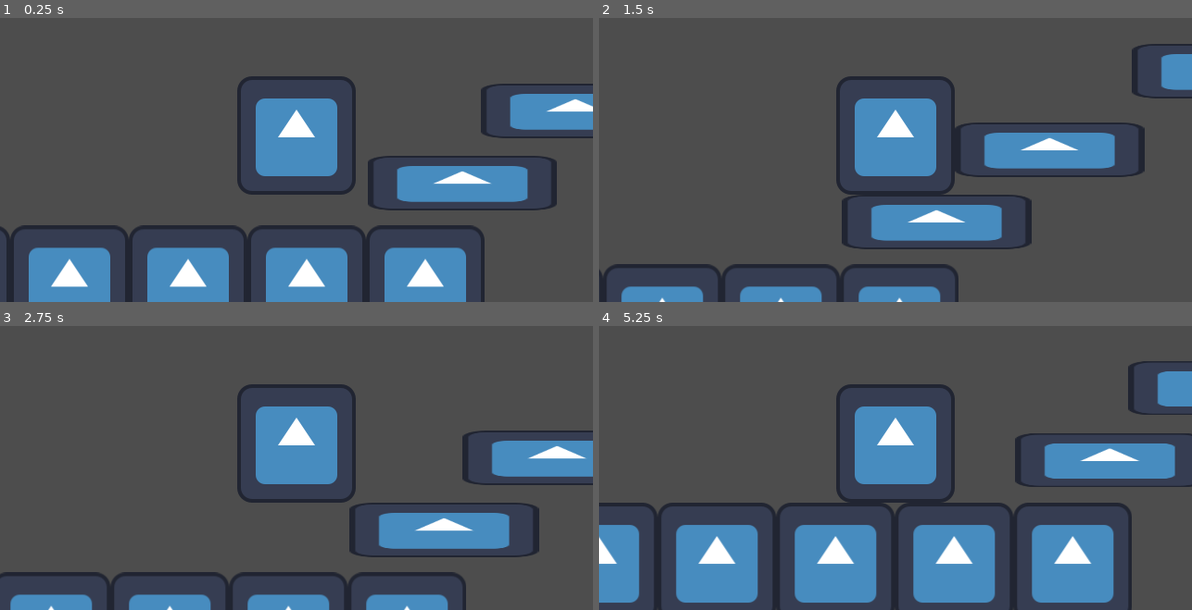
Above: before the commit, frames 1-4 (two rows, left to right).
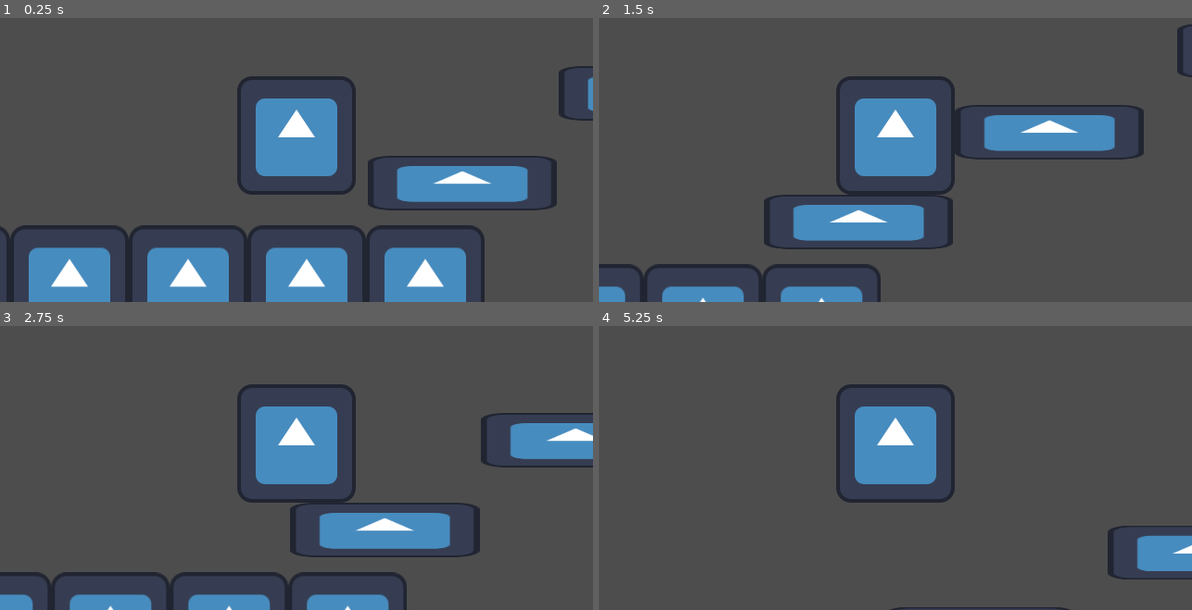
Above: after the commit, the same moments.

Repository: VeeT23/gmtk_2025
Game: Godot game, scene res://assets/world/main.tscn
The game is run twice, just before and just after one commit, with the same random seed, the same clock (stepped at 60 frames per second) and the same inputs. This scene is started directly instead of the project's main scene. The engine's default icon, where the game draws it, is replaced by a stand-in: a white triangle on a blue panel in a dark square.
Inputs (mouse positions are in pixels of both pictures, inside the frame that each line leads up to):
- Up to frame 1 (0.25 s): no input
- Up to frame 2 (1.5 s): tap Enter (ui_accept) at 0.5, 0.77 s; move the mouse to (1025, 120) at 0.52 s; hold D (right) from 0.53 s (still down); click (1025, 120) at 0.67 s; move the mouse to (776, 151) at 1.27 s
- Up to frame 3 (2.75 s): tap Enter (ui_accept) at 1.52 s; move the mouse to (355, 371) at 2.02 s; release D (right) at 2.03 s; hold A (left) from 2.03 s (still down)
- Up to frame 4 (5.25 s): move the mouse to (865, 510) at 2.77 s; release A (left) at 2.78 s; hold D (right) 2.78-4.28 s; click (865, 510) at 2.92 s; tap Enter (ui_accept) at 3.02, 3.77, 4.52 s; move the mouse to (1073, 493) at 3.52 s; move the mouse to (717, 394) at 4.27 s; hold A (left) 4.28-5.03 s; move the mouse to (925, 442) at 5.02 s; hold D (right) from 5.03 s (still down); click (925, 442) at 5.17 s

The runs differ from the first frame. In frame 1, 2.3% of the frame differs, in the area x 81-100%, y 16-43%; in frame 2, 13%; in frame 3, 11%; in frame 4, 26%, in the area x 0-100%, y 12-100%.

Commit message:
Update main.tscn

Diff:
--- a/assets/world/main.tscn
+++ b/assets/world/main.tscn
@@ -74,7 +74,7 @@
 texture = ExtResource("1_btw8h")
 
 [node name="StaticBody2D7" type="StaticBody2D" parent="."]
-position = Vector2(930, 341)
+position = Vector2(1014, 322)
 scale = Vector2(1.59721, 0.458899)
 metadata/_edit_group_ = true
 
@@ -85,7 +85,7 @@
 texture = ExtResource("1_btw8h")
 
 [node name="StaticBody2D8" type="StaticBody2D" parent="."]
-position = Vector2(1121, 256)
+position = Vector2(1254, 234)
 scale = Vector2(1.59721, 0.458899)
 metadata/_edit_group_ = true
 
